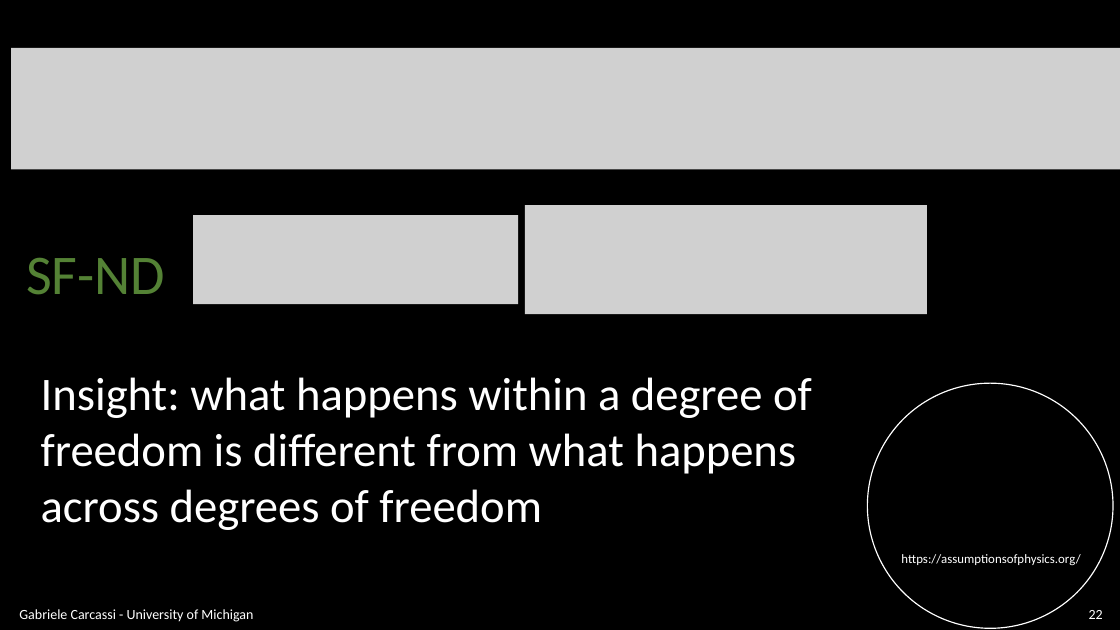
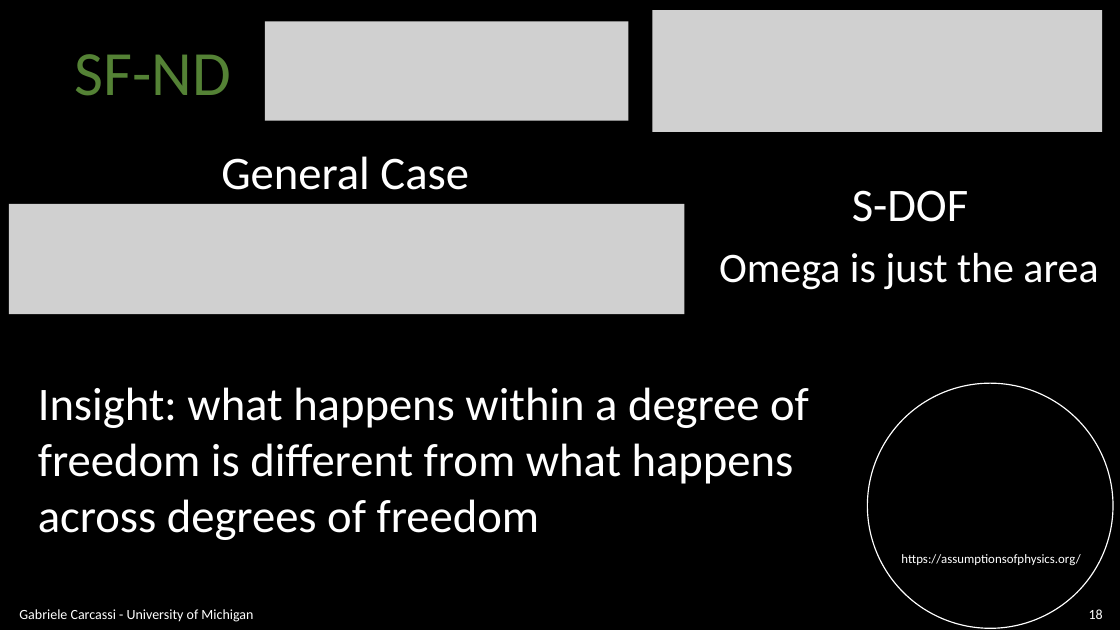
Before and after one commit to assumptionsofphysics/slides, a slide deck: slide 18 of BookCompanions-v2/RP-Class-4.pptx (slide 22 before the commit). Drawn at 1120x630 pixels with LibreOffice and Linux fonts; fonts in the diff are those of the drawing; grey boxes stand for pictures; background and template pictures are left out. Boxes give left, top, right and bottom in pixels: in the first picture for what was removed or moved away, otherwise in the second. Text is boxed around its words. In the diff, an @@ line names an element or a change of style, - is before the commit and + after.

```diff
--- a/BookCompanions-v2/RP-Class-4.pptx
+++ b/BookCompanions-v2/RP-Class-4.pptx
@@ text "SF-ND": place and size @@
-text "SF-ND" at box(26, 257, 165, 295)
+text "SF-ND" at box(74, 54, 230, 96)
@@ text "SF-ND" at box(74, 54, 230, 96): size 48 to 54 pt @@
@@ picture added at box(265, 22, 628, 121) @@
@@ picture added at box(653, 10, 1103, 132) @@
@@ picture removed at box(11, 48, 1120, 170) @@
@@ text added at box(221, 156, 469, 190), 40 pt, text #FFFFFF @@
+General Case
@@ picture added at box(8, 204, 684, 314) @@
@@ picture removed at box(525, 205, 928, 314) @@
@@ text added at box(852, 190, 968, 222), 40 pt, text #FFFFFF @@
+S-DOF
@@ picture removed at box(193, 215, 518, 304) @@
@@ text added at box(719, 253, 1098, 290), 36 pt, text #FFFFFF @@
+Omega is just the area
@@ text "Insight: what happens within a ...": place and size @@
-text "Insight: what happens within a ..." at box(41, 377, 812, 530)
+text "Insight: what happens within a ..." at box(38, 387, 809, 540)
@@ page number at box(1089, 609, 1103, 619): text changed @@
-22
+18
```
Also in this commit, not shown: 19 other slides changed, 10 slides added, 4 slides removed.
